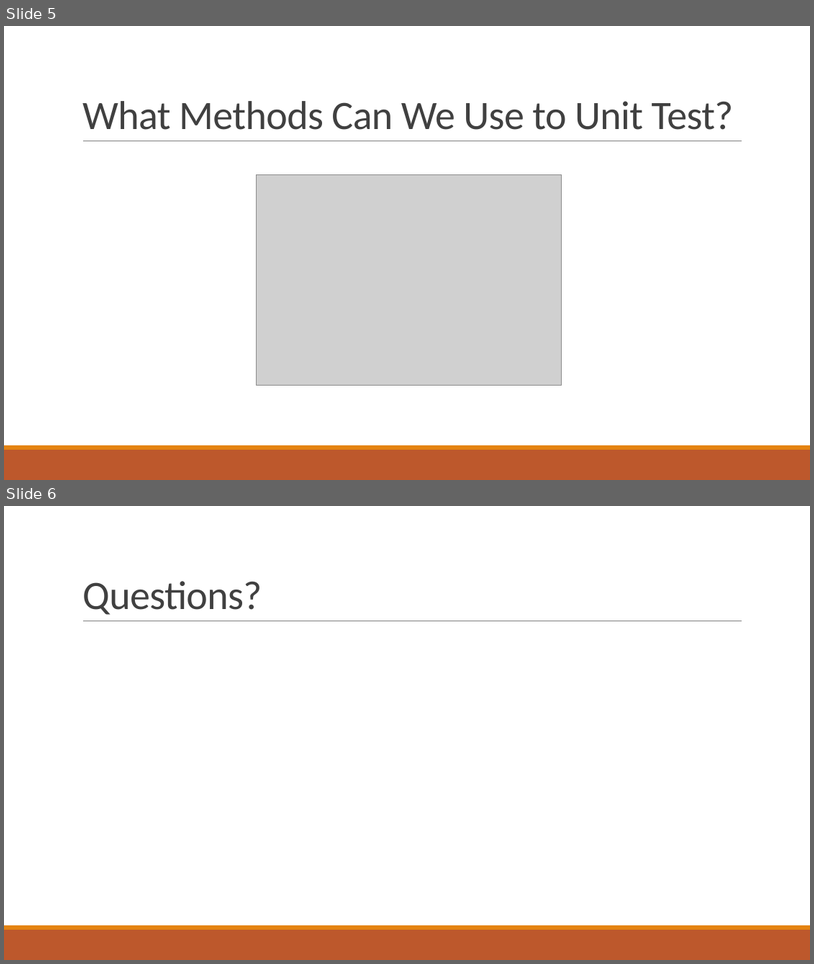
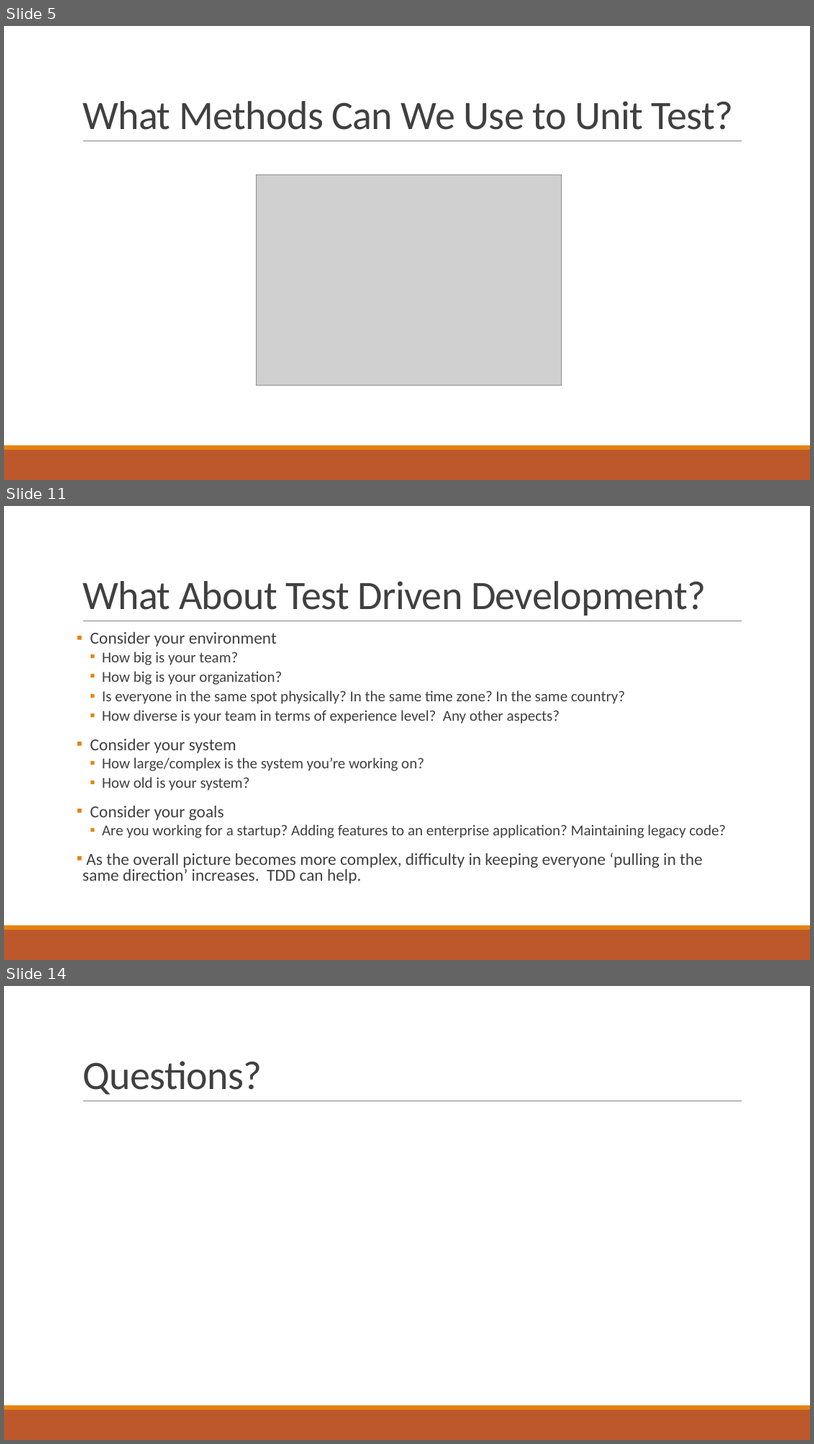
Before and after one commit to qccoders/presentations, a slide deck: QC Coders - All About Unit Testing.pptx. Shown one above the other, each under a label of ours: slides 5 and 6 before the commit, slides 5, 11 and 14 after it; the slides between them are not shown. The pictures are 814x964 and 814x1444 pixels, drawn with LibreOffice and Linux fonts; fonts in the diff are those of the drawing; grey boxes stand for pictures. Boxes give left, top, right and bottom in pixels: in the first picture for what was removed or moved away, otherwise in the second. Text is boxed around its words. In the diff, an @@ line names an element or a change of style, - is before the commit and + after.

Commit message:
mostly finish unit test deck

```diff
--- a/QC Coders - All About Unit Testing.pptx
+++ b/QC Coders - All About Unit Testing.pptx
@@ slide 11 added at (4,506,810,960), background #FFFFFF; not listed: 3 template elements that a slide beside it also shows @@
@@ title added at (82,581,706,615), 48 pt, text #404040 @@
+What About Test Driven Development?
@@ text added at (82,632,726,883), 18 pt, text #404040 @@
+▪ Consider your environment
+  ▪ How big is your team?
+  ▪ How big is your organization?
+  ▪ Is everyone in the same spot physically? In the same time zone? In the same country?
+  ▪ How diverse is your team in terms of experience level? Any other aspects?
+▪ Consider your system
+  ▪ How large/complex is the system you’re working on?
+  ▪ How old is your system?
+▪ Consider your goals
+  ▪ Are you working for a startup? Adding features to an enterprise application? Maintaining legacy code?
+▪ As the overall picture becomes more complex, difficulty in keeping everyone ‘pulling in the same direction’ increases. TDD can help.
@@ what was slide 6 is now slide 14 @@
```
Also in this commit, not shown: 7 other slides added.
